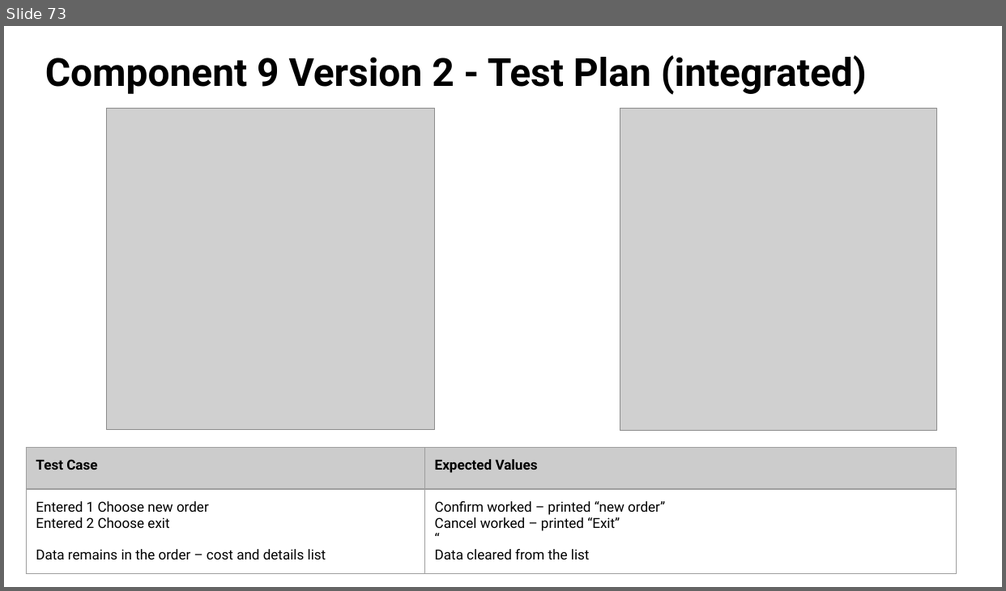
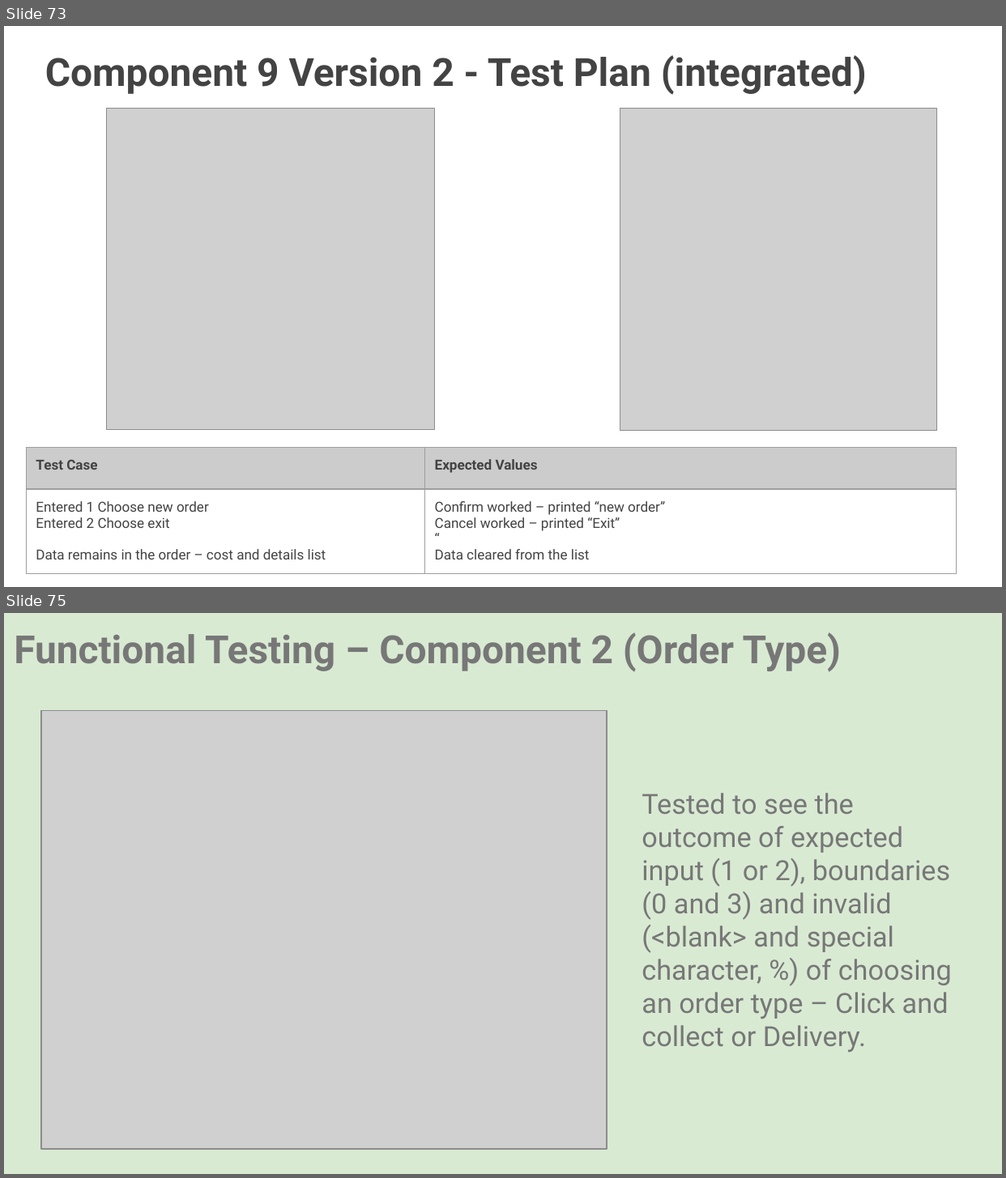
Before and after one commit to danettp/ds_nuts_bot, a slide deck: Danett Pepito - 000_91896 _ 91897 Documentation - 2150400 (Git).pptx. Shown one above the other, each under a label of ours: slide 73 before the commit, slides 73 and 75 after it; the slides between them are not shown. The pictures are 1006x591 and 1006x1178 pixels, drawn with LibreOffice and Linux fonts; fonts in the diff are those of the drawing; grey boxes stand for pictures; background and template pictures are left out. Boxes give left, top, right and bottom in pixels: in the first picture for what was removed or moved away, otherwise in the second. Text is boxed around its words. In the diff, an @@ line names an element or a change of style, - is before the commit and + after.

```diff
--- a/Danett Pepito - 000_91896 _ 91897 Documentation - 2150400 (Git).pptx
+++ b/Danett Pepito - 000_91896 _ 91897 Documentation - 2150400 (Git).pptx
@@ slide 75 added at <box>4,613,1002,1174</box>, background picture (left out) @@
@@ title added at <box>14,632,841,672</box>, 28 pt, text #777777, bold @@
+Functional Testing – Component 2 (Order Type)
@@ picture added at <box>41,711,607,1150</box> @@
@@ text added at <box>641,793,952,1052</box>, 20 pt, text #777777 @@
+Tested to see the outcome of expected input (1 or 2), boundaries (0 and 3) and invalid (<blank> and special character, %) of choosing an order type – Click and collect or Delivery.
@@ slide 73 changed as well @@
@@ title "Component 9 Version 2 - ..." at <box>45,55,867,95</box>: text colour #000000 to #434343 @@
@@ table at <box>26,448,956,576</box> @@
@@ text colour #000000 to #434343 @@
```
Also in this commit, not shown: 71 other slides changed, 14 other slides added, 3 slides removed, 3 other files.
